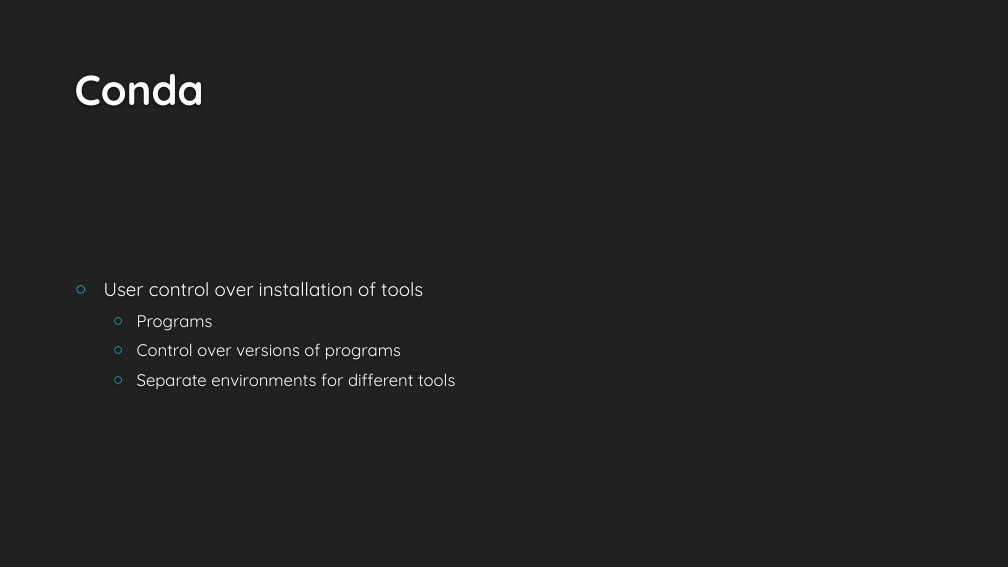
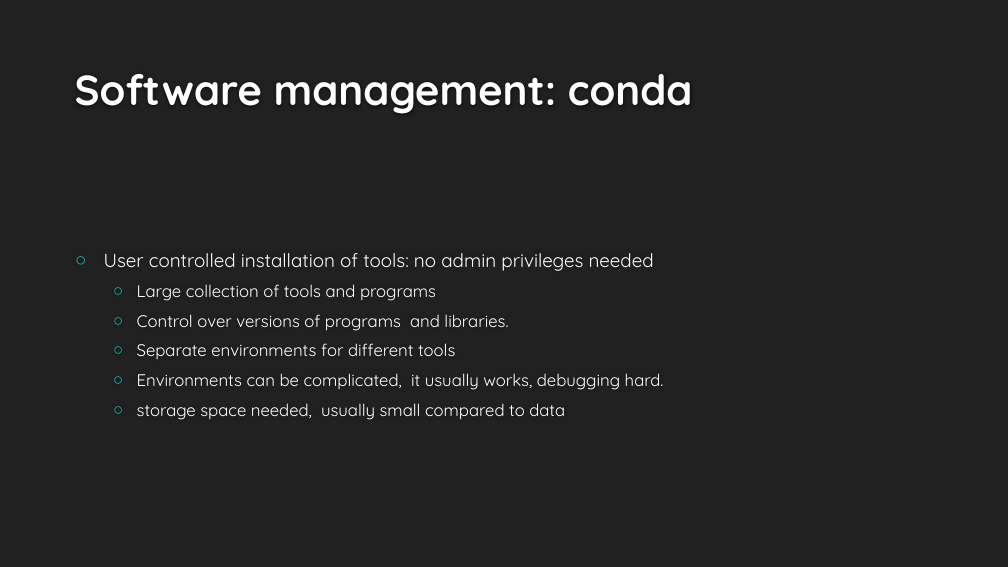
Before and after one commit to wdeleeuw/BBDA_git_course, a slide deck: slide 5 of GitConda.pptx. Drawn at 1008x567 pixels with LibreOffice and Linux fonts; fonts in the diff are those of the drawing; background and template pictures are left out. Boxes give left, top, right and bottom in pixels: in the first picture for what was removed or moved away, otherwise in the second. Text is boxed around its words. In the diff, an @@ line names an element or a change of style, - is before the commit and + after.

```diff
--- a/GitConda.pptx
+++ b/GitConda.pptx
@@ title at [75, 74, 693, 114]: text changed @@
-Conda
+Software management: conda
@@ text at [104, 253, 654, 331]: text changed @@
-○ User control over installation of tools
-  ○ Programs
-  ○ Control over versions of programs
+○ User controlled installation of tools: no admin privileges needed
+  ○ Large collection of tools and programs
+  ○ Control over versions of programs and libraries.
@@ text at [137, 373, 664, 420]: paragraphs added @@
+  ○ Environments can be complicated, it usually works, debugging hard.
+  ○ storage space needed, usually small compared to data
```
Also in this commit, not shown: 4 other slides changed, 2 slides added, 5 slides removed, 2 other files.
